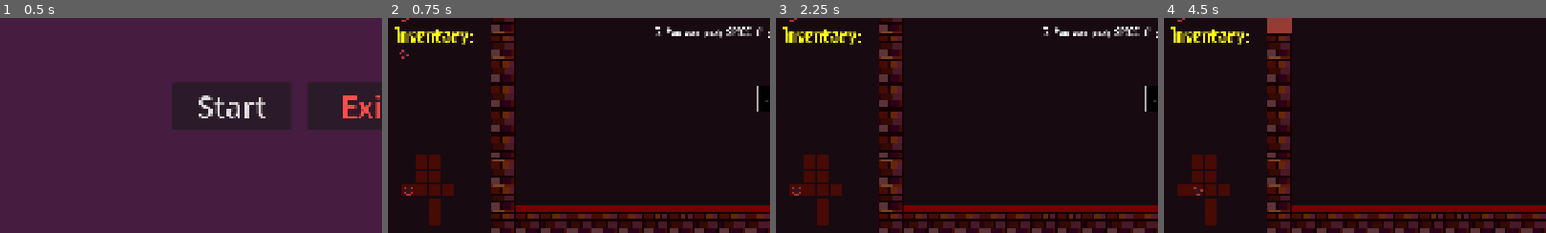
Above: before the commit, frames 1-4 (left to right).
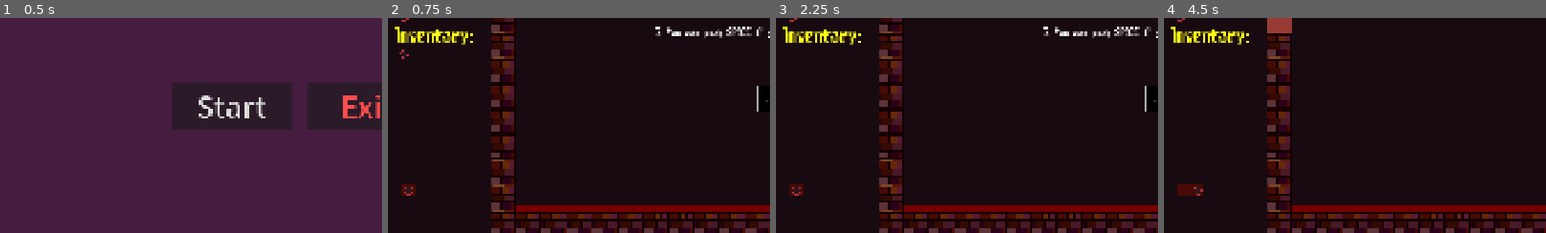
Above: after the commit, the same moments.

Repository: lostpoet999/escape_to_marty
Game: Godot game, scene res://scenes_and_scripts/ui_main_menu/main_menu.tscn
Same seed, same stepped clock (60 frames per second), same inputs: the game is played once before the commit and once after it. Sound files missing from this copy of the repository are replaced by a short silence.
Inputs (mouse positions are % of the whole screen's width and height, from its top left):
- Up to frame 1 (0.5 s): no input
- Up to frame 2 (0.75 s): click "Start" at 0.5 s
- Up to frame 3 (2.25 s): click (2, 49) at 1.27 s; click (2, 58) at 2.02 s
- Up to frame 4 (4.5 s): click (2, 49) at 2.75 s; click (2, 49) at 3.5 s; tap Enter at 4.25 s; move the mouse to (98, 47) at 4.27 s; hold Tab (click_mode_toggle) from 4.28 s (still down); click (98, 47) at 4.42 s
The pictures show only the part of the screen within x 0-50%, y 50-100%; the shares and areas given below are measured in that part.

Frame 1 is identical in both runs. In frame 2, 1.6% of the frame differs, in the area x 7-18%, y 63-97%; in frame 3, 1.6%; in frame 4, 1.4%.

Commit message:
chore: enabled visited room for mini-map, fixed shop bug

Diff:
--- a/scenes_and_scripts/item_spawning/loot_items_data.gd
+++ b/scenes_and_scripts/item_spawning/loot_items_data.gd
@@ -20,6 +20,7 @@
 
 func generate_item_box()->void:
 	filter_owned_actives()
+	items.clear()
 	var room_entry:RoomEntry = GameManager.get_current_floor_entry(GameManager.current_room_id)
 	if room_entry.room_type == RoomEntry.ROOM_TYPES.free_item:
 		max_items = randi() % GameManager.floor_data.free_item_max + 2
--- a/scenes_and_scripts/item_spawning/shop.gd
+++ b/scenes_and_scripts/item_spawning/shop.gd
@@ -38,12 +38,13 @@
 	PlayerData.stars_collected -= item.cost
 	Signalbus.stars_updated.emit()
 	button.queue_free()
+	populate_shop_panel()
 
 
 func populate_shop_panel()->void:
 	clear_shop_btns()
 	for i:int in loot_items_data.items.size():
-		var item: BaseItem = loot_items_data.items.pick_random()
+		var item: BaseItem = loot_items_data.items[i]
 		var btn: Button = make_item_button(item)
 		if item.cost > PlayerData.stars_collected: btn.disabled = true
 		shop_grid.add_child(btn)
--- a/scenes_and_scripts/levels/room_base.gd
+++ b/scenes_and_scripts/levels/room_base.gd
@@ -33,6 +33,7 @@
 		Signalbus.level_cleared.emit()
 	await get_tree().process_frame
 	visible = true
+	room_state.visited = true
 	bricks_in_level = get_tree().get_nodes_in_group("bricks").size()
 	current_room_lbl.text = "Current Room: " + GameManager.current_room_id
 	Signalbus.stars_updated.emit()
--- a/scenes_and_scripts/minimap/minimap_room.gd
+++ b/scenes_and_scripts/minimap/minimap_room.gd
@@ -5,7 +5,7 @@
 # We're not updating the visited or cleared state on RoomState yet as far as I can tell
 # When we do that, we can set this to transparent for unvisited rooms to not show up at all
 # Or something like alpha 0.2 for them to show up but look different.
-const UNVISITED_ROOMS_MOD : Color = Color.WHITE
+const UNVISITED_ROOMS_MOD : Color = Color.TRANSPARENT
 
 @onready var background: ColorRect = $RoomBackground
 @onready var player_indicator: TextureRect = $PlayerIndicator
--- a/scenes_and_scripts/sound_system/music_and_ambient_singleton.tscn
+++ b/scenes_and_scripts/sound_system/music_and_ambient_singleton.tscn
@@ -4,6 +4,7 @@
 [ext_resource type="Script" uid="uid://p8kt6vwn7h6a" path="res://scenes_and_scripts/sound_system/music_playlist_entry.gd" id="2_2hmt8"]
 [ext_resource type="Script" uid="uid://ci502qqgi27k5" path="res://scenes_and_scripts/sound_system/music_song_entry.gd" id="3_1j6id"]
 [ext_resource type="AudioStream" uid="uid://bedh6t5f3r3l1" path="res://sound_effects/first_song_test.wav" id="4_r24dt"]
+[ext_resource type="AudioStream" uid="uid://da6baasyqmlbs" path="res://music_and_ambient/song1 lower octave.wav" id="5_nsxlf"]
 [ext_resource type="Script" uid="uid://chiygou8blc0v" path="res://scenes_and_scripts/sound_system/ambience_set_entry.gd" id="7_5toyy"]
 [ext_resource type="Script" uid="uid://cgx4nwjmpwn45" path="res://scenes_and_scripts/sound_system/ambient_playlist_entry.gd" id="8_5sb5x"]
 
@@ -11,14 +12,20 @@
 script = ExtResource("3_1j6id")
 song_name = "track1"
 audio = ExtResource("4_r24dt")
-volume_db = -20.0
-pitch_scale = 0.8
+volume_db = -10.0
+metadata/_custom_type_script = "uid://ci502qqgi27k5"
+
+[sub_resource type="Resource" id="Resource_div0h"]
+script = ExtResource("3_1j6id")
+song_name = "song1 lower octave"
+audio = ExtResource("5_nsxlf")
+volume_db = -10.0
 metadata/_custom_type_script = "uid://ci502qqgi27k5"
 
 [sub_resource type="Resource" id="Resource_fmkea"]
 script = ExtResource("2_2hmt8")
 playlist_name = "test_playlist"
-tracks = Array[ExtResource("3_1j6id")]([SubResource("Resource_5sb5x")])
+tracks = Array[ExtResource("3_1j6id")]([SubResource("Resource_5sb5x"), SubResource("Resource_div0h")])
 interval_between_tracks = 3.0
 metadata/_custom_type_script = "uid://p8kt6vwn7h6a"
 
Not shown, added: music_and_ambient/song1 lower octave.wav.import
Not shown, removed: music_and_ambient/song18(replace me).mp3.import
Not shown, added: music_and_ambient/song1 lower octave.wav
Not shown, removed: music_and_ambient/song18(replace me).mp3
